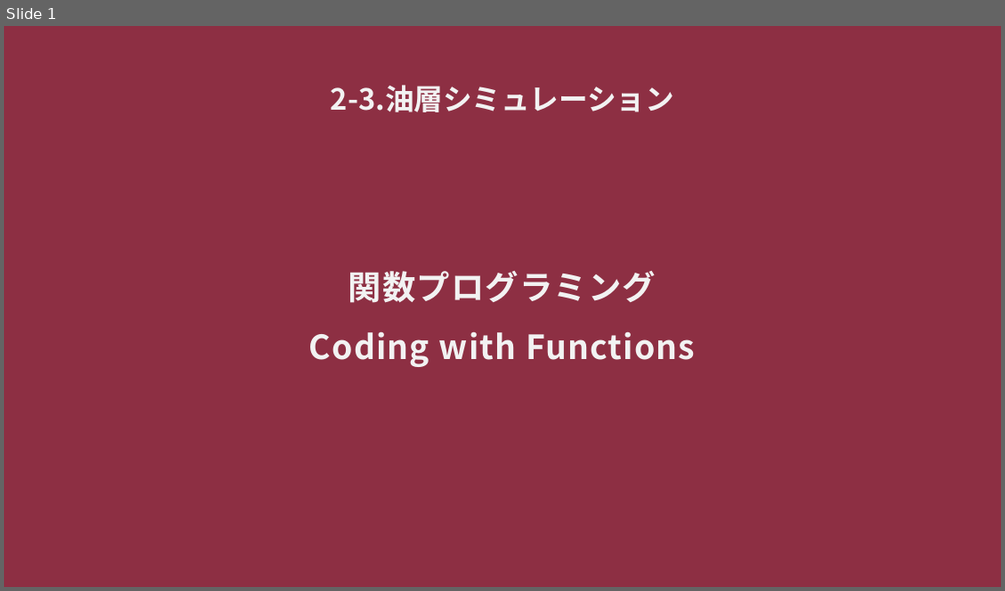
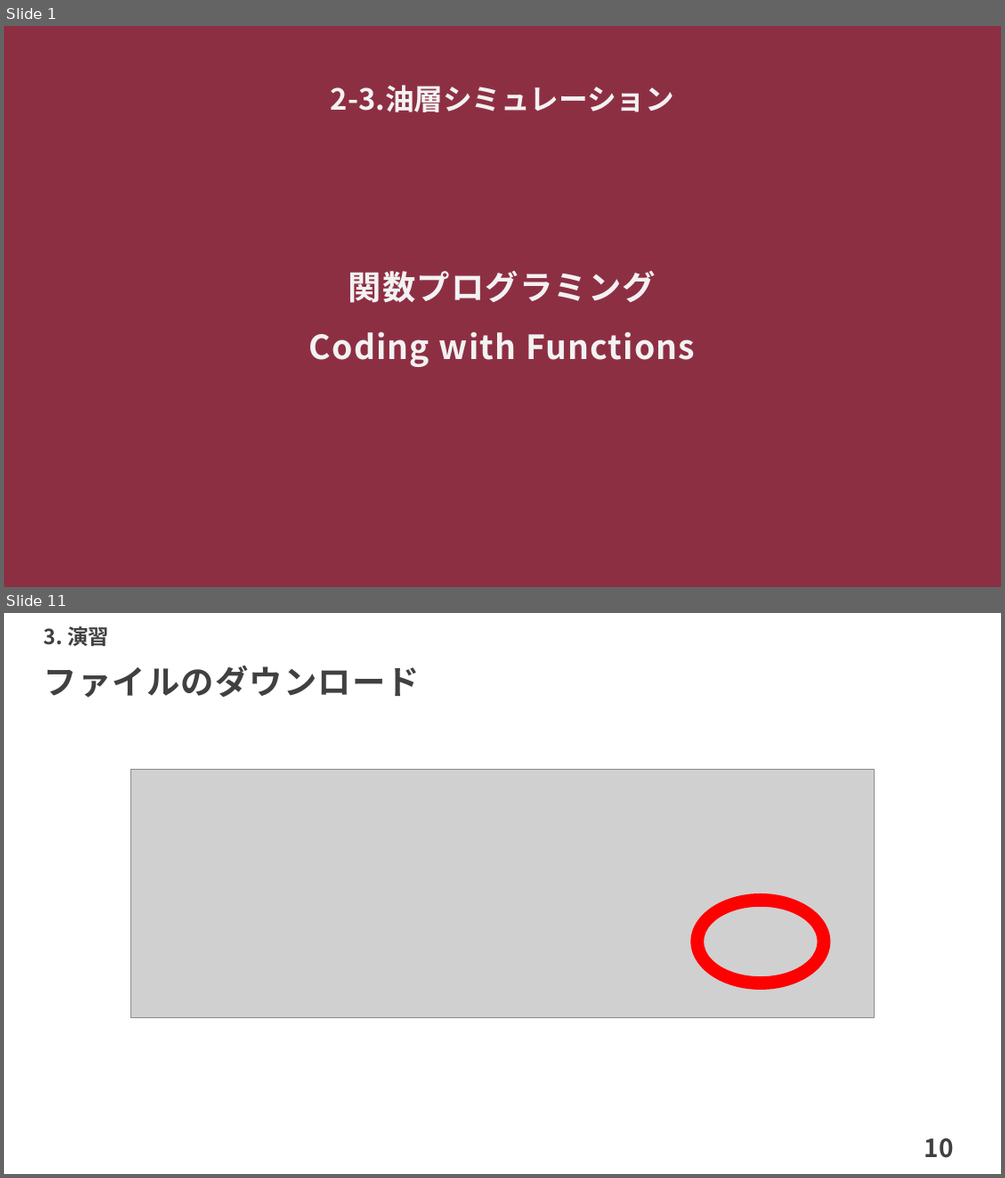
Before and after one commit to te288/intro_to_NA2022, a slide deck: Intro2ResSim/CodingWithFunctions.pptx. Shown one above the other, each under a label of ours: slide 1 before the commit, slides 1 and 11 after it; the slides between them are not shown. The pictures are 1005x591 and 1005x1178 pixels, drawn with LibreOffice and Linux fonts; fonts in the diff are those of the drawing; grey boxes stand for pictures. Boxes give left, top, right and bottom in pixels: in the first picture for what was removed or moved away, otherwise in the second. Text is boxed around its words. In the diff, an @@ line names an element or a change of style, - is before the commit and + after.

```diff
--- a/Intro2ResSim/CodingWithFunctions.pptx
+++ b/Intro2ResSim/CodingWithFunctions.pptx
@@ slide 11 added at [4,613,1001,1174], background #FFFFFF @@
@@ text added at [44,626,110,646], 20 pt, text #404040, bold @@
+3. 演習
@@ title added at [44,666,420,698], 32 pt, text #404040, bold @@
+ファイルのダウンロード
@@ picture added at [131,770,874,1018] @@
@@ donut added at [690,893,830,989], fill #FF0000 @@
@@ page number added at [924,1138,954,1158], 24 pt, text #404040, bold @@
+10
```
Also in this commit, not shown: 1 slide changed, 10 other slides added, 1 slide removed, 14 other files.
